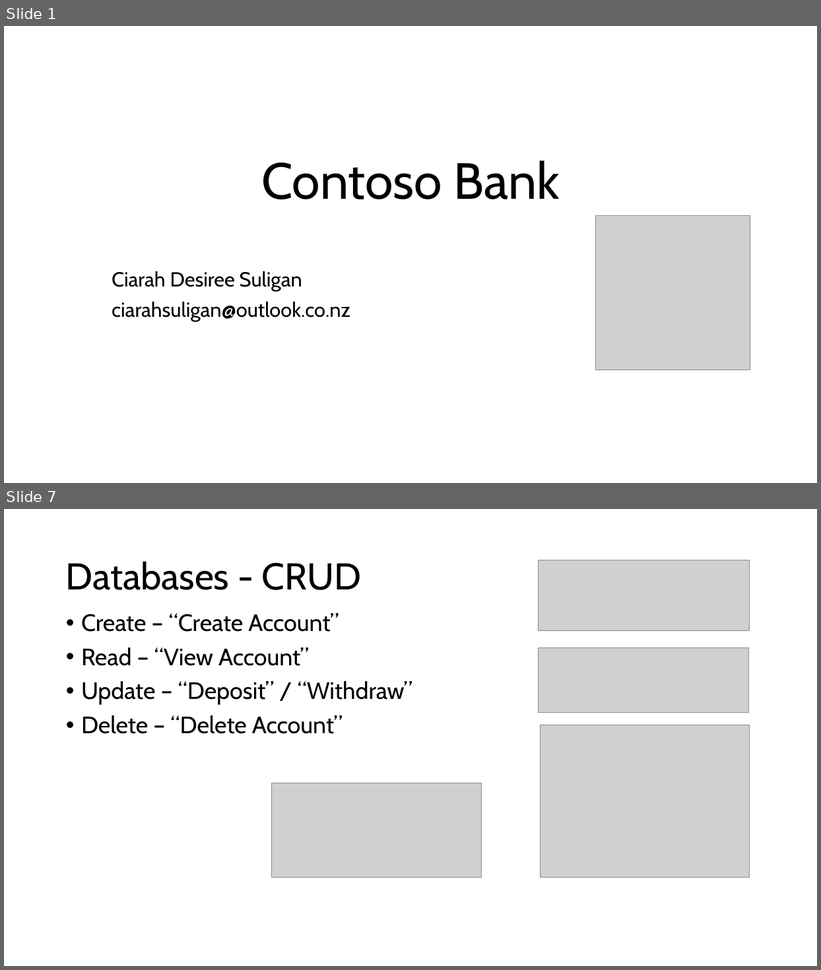
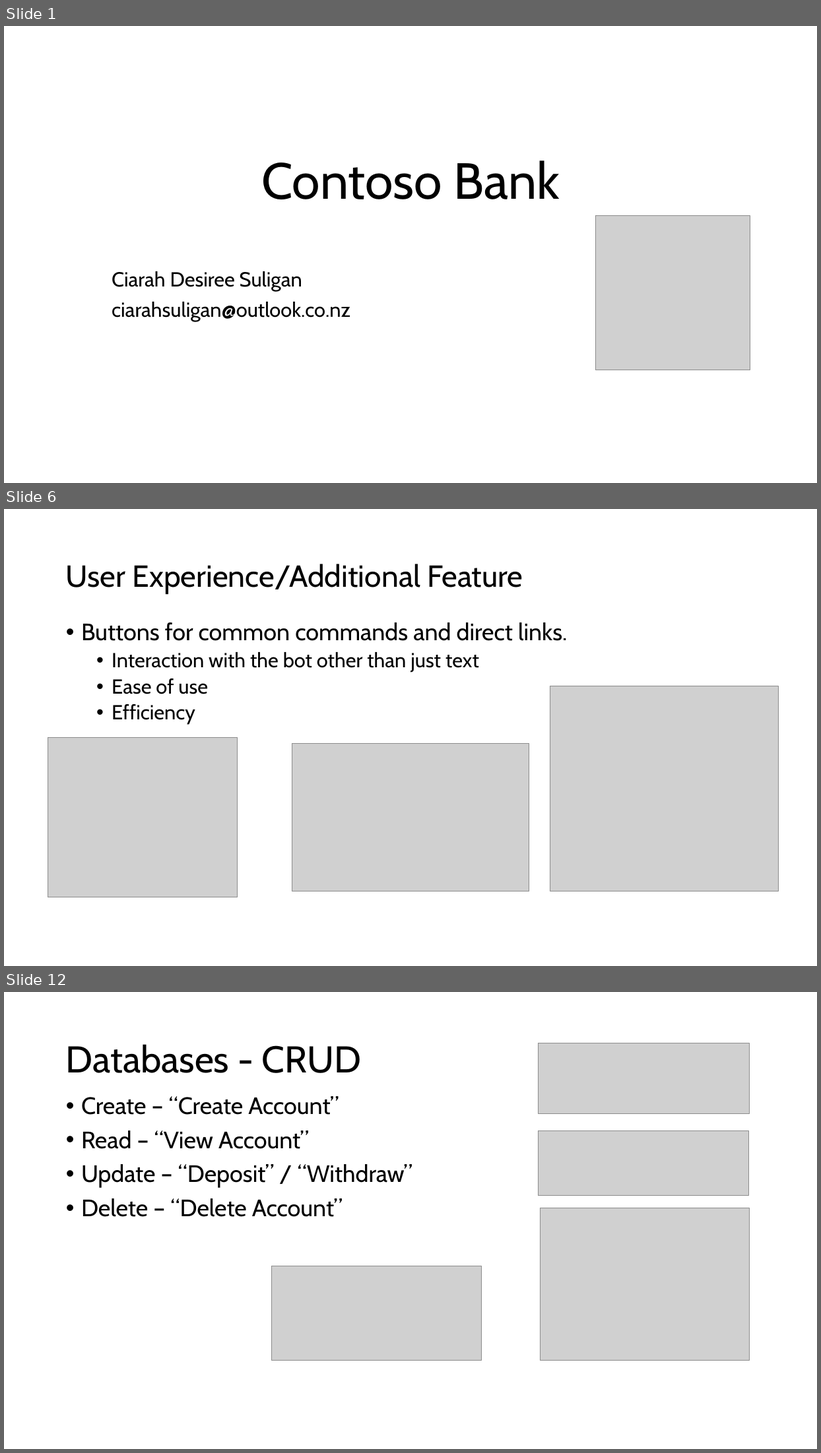
Before and after one commit to cdsuligan/MSAPhase2, a slide deck: MSA Assessment Deck.pptx. Shown one above the other, each under a label of ours: slides 1 and 7 before the commit, slides 1, 6 and 12 after it; the slides between them are not shown. The pictures are 821x970 and 821x1453 pixels, drawn with LibreOffice and Linux fonts; fonts in the diff are those of the drawing; grey boxes stand for pictures; background and template pictures are left out. Boxes give left, top, right and bottom in pixels: in the first picture for what was removed or moved away, otherwise in the second. Text is boxed around its words. In the diff, an @@ line names an element or a change of style, - is before the commit and + after.

```diff
--- a/MSA Assessment Deck.pptx
+++ b/MSA Assessment Deck.pptx
@@ slide 6 added at <box>4,509,817,966</box>, background picture (left out) @@
@@ title added at <box>66,564,523,594</box>, 36 pt, text #000000 @@
+User Experience/Additional Feature
@@ text added at <box>81,623,567,724</box>, 24 pt, text #000000 @@
+• Buttons for common commands and direct links.
+  • Interaction with the bot other than just text
+  • Ease of use
+  • Efficiency
@@ picture added at <box>550,686,779,891</box> @@
@@ picture added at <box>48,738,238,898</box> @@
@@ picture added at <box>292,744,529,892</box> @@
@@ what was slide 7 is now slide 12 @@
```
Also in this commit, not shown: 6 slides changed, 5 other slides added, 1 other file.
